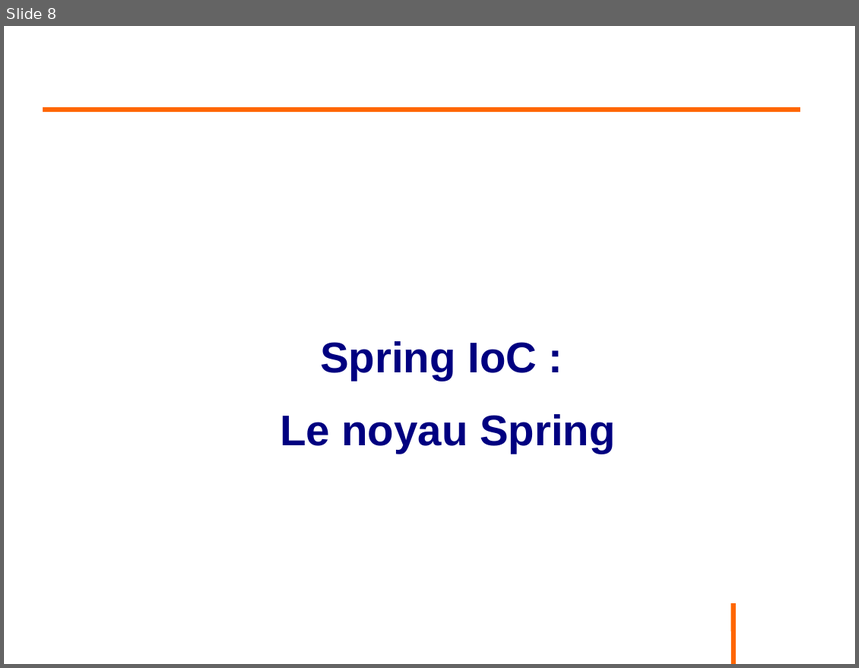
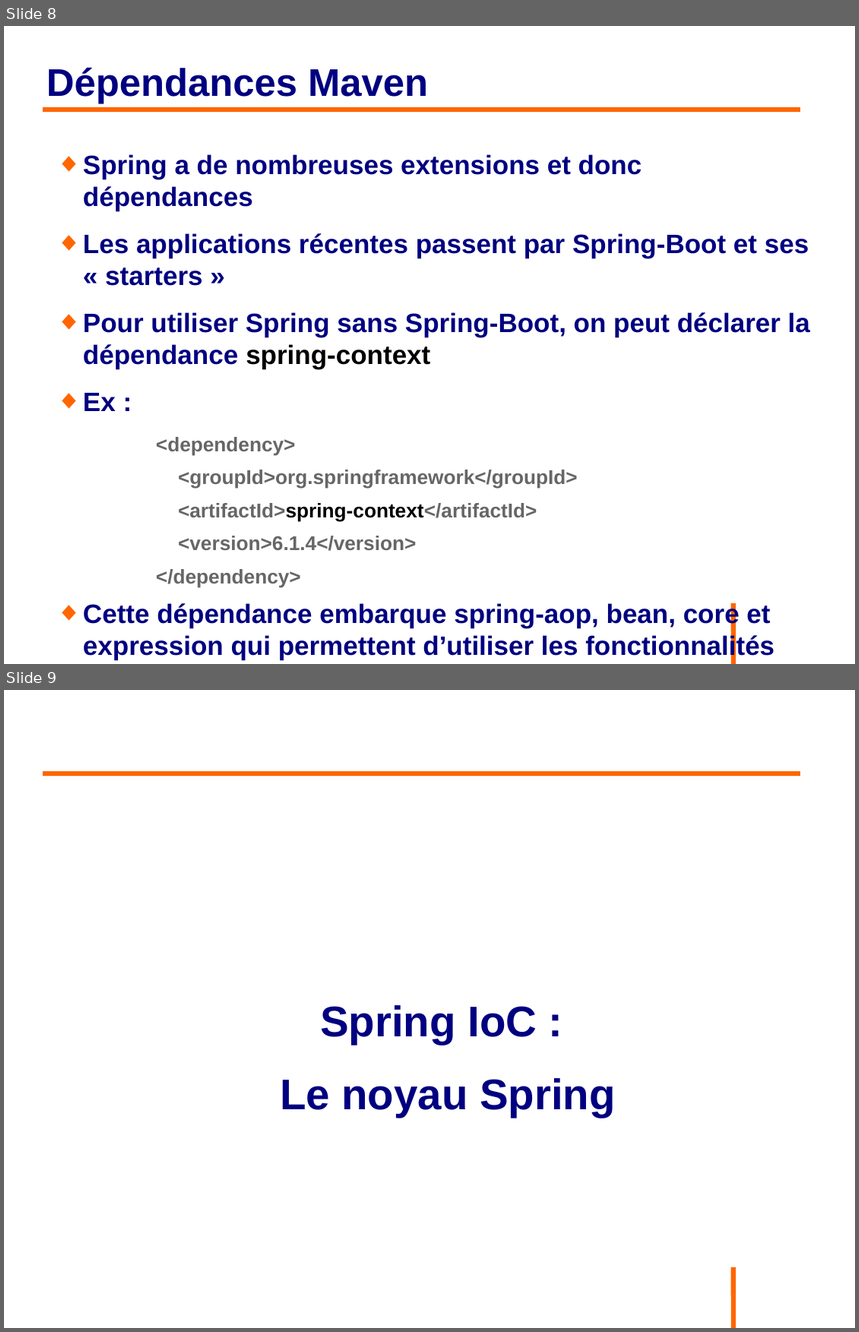
Before and after one commit to philphils/formation-spring, a slide deck: Documentation/diapo_formation_spring.odp. Shown one above the other, each under a label of ours: slide 8 before the commit, slides 8 and 9 after it. The pictures are 859x668 and 859x1332 pixels, drawn with LibreOffice and Linux fonts; fonts in the diff are those of the drawing; background and template pictures are left out. Boxes give left, top, right and bottom in pixels: in the first picture for what was removed or moved away, otherwise in the second. Text is boxed around its words. In the diff, an @@ line names an element or a change of style, - is before the commit and + after.

```diff
--- a/Documentation/diapo_formation_spring.odp
+++ b/Documentation/diapo_formation_spring.odp
@@ slide 8 added at (x1=4, y1=26, x2=855, y2=664), background #FFFFFF; not listed: 1 template element that a slide beside it also shows @@
@@ title added at (x1=47, y1=67, x2=428, y2=104), 36 pt, text #000080, bold @@
+Dépendances Maven
@@ line added from (43, 110) to (801, 110), #FF6600 4.54 pt @@
@@ text added at (x1=83, y1=154, x2=810, y2=661), 24.8 pt, text #000080, bold @@
+◆ Spring a de nombreuses extensions et donc dépendances
+◆ Les applications récentes passent par Spring-Boot et ses « starters »
+◆ Pour utiliser Spring sans Spring-Boot, on peut déclarer la dépendance spring-context
+◆ Ex :
+    <dependency>
+    <groupId>org.springframework</groupId>
+    <artifactId>spring-context</artifactId>
+    <version>6.1.4</version>
+    </dependency>
+◆ Cette dépendance embarque spring-aop, bean, core et expression qui permettent d’utiliser les fonctionnalités de base de Spring
@@ what was slide 8 is now slide 9 @@
```
Also in this commit, not shown: 4 slides changed, 7 other slides added, 1 slide removed.
